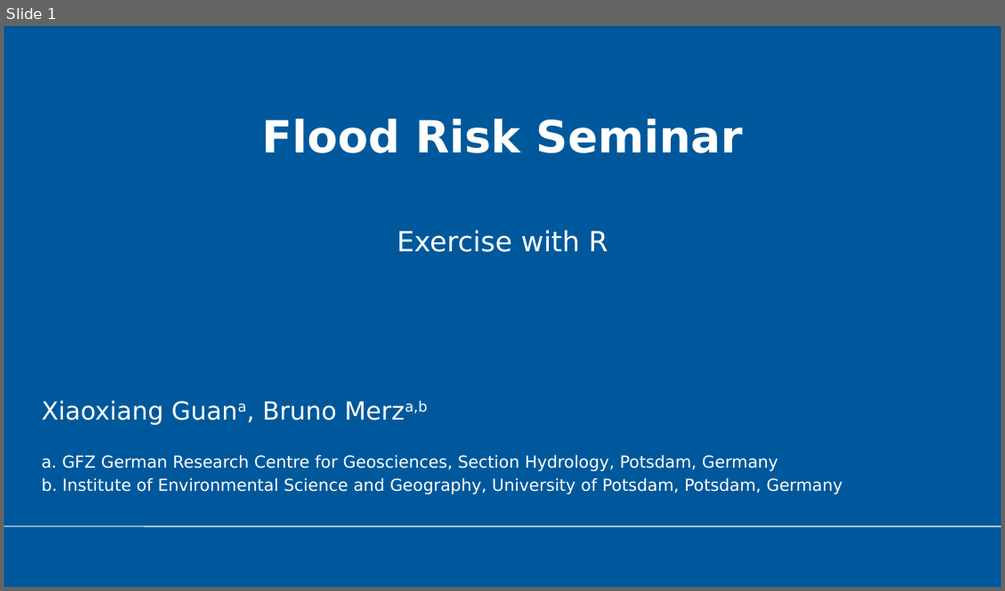
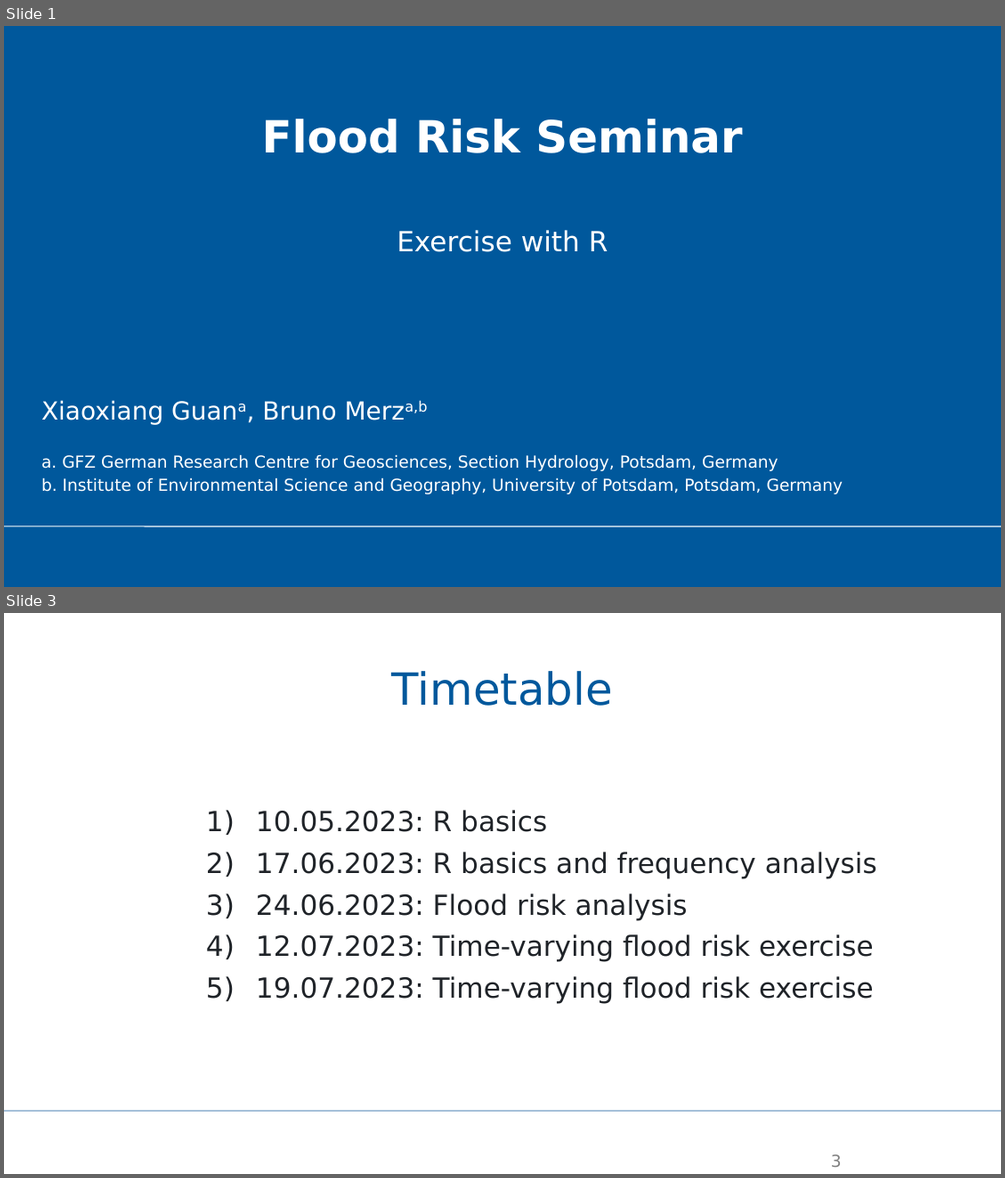
Before and after one commit to XiaoxiangGuanGFZ/FloodRiskSeminar, a slide deck: slides/FRS_exercise_R.pptx. Shown one above the other, each under a label of ours: slide 1 before the commit, slides 1 and 3 after it; the slides between them are not shown. The pictures are 1005x591 and 1005x1178 pixels, drawn with LibreOffice and Linux fonts; fonts in the diff are those of the drawing; background and template pictures are left out. Boxes give left, top, right and bottom in pixels: in the first picture for what was removed or moved away, otherwise in the second. Text is boxed around its words. In the diff, an @@ line names an element or a change of style, - is before the commit and + after.

```diff
--- a/slides/FRS_exercise_R.pptx
+++ b/slides/FRS_exercise_R.pptx
@@ slide 3 added at [4, 613, 1001, 1174], background #FFFFFF @@
@@ title added at [392, 671, 613, 706], 32 pt, text #00589C @@
+Timetable
@@ text added at [256, 810, 877, 1004], 20 pt, text #1F2328 @@
+1) 10.05.2023: R basics
+2) 17.06.2023: R basics and frequency analysis
+3) 24.06.2023: Flood risk analysis
+4) 12.07.2023: Time-varying flood risk exercise
+5) 19.07.2023: Time-varying flood risk exercise
@@ line added from (4, 1111) to (1001, 1111), #004D95 0.5 pt @@
@@ page number added at [831, 1154, 841, 1167], 12 pt, text #808080 @@
+3
```
Also in this commit, not shown: 5 slides changed, 2 other files.
